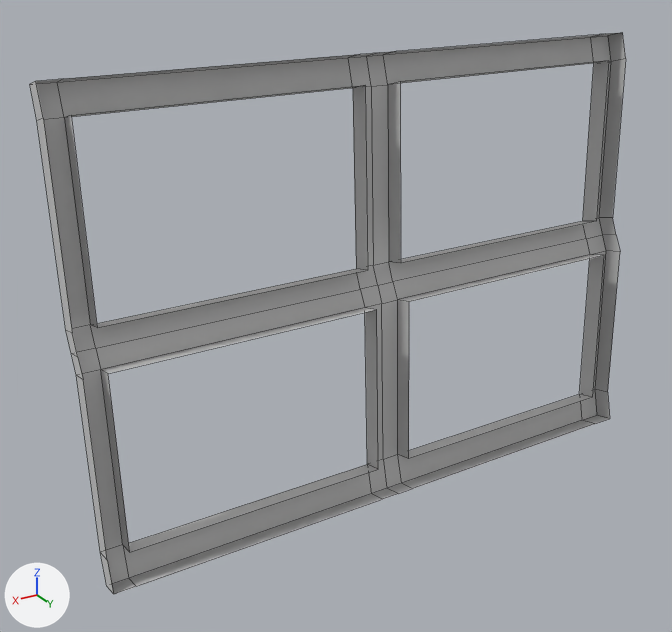
One commit to the FBX model AINT253 Design Challenge 1B/AINT 253 Design Challenge 1B/Assets/Assets/Window.FBX: the scene before it, then after it.
Rendered twice from a camera (50 mm lens) standing at (0.842, 1.497, 1.591) and looking at (-0.109, -0.086, 0.799). The lights are fixed; the arrows at lower left show +X, +Y and +Z. Mesh edges are drawn as thin lines. Where no turn or scale is listed for an object, it has been applied to the vertices.
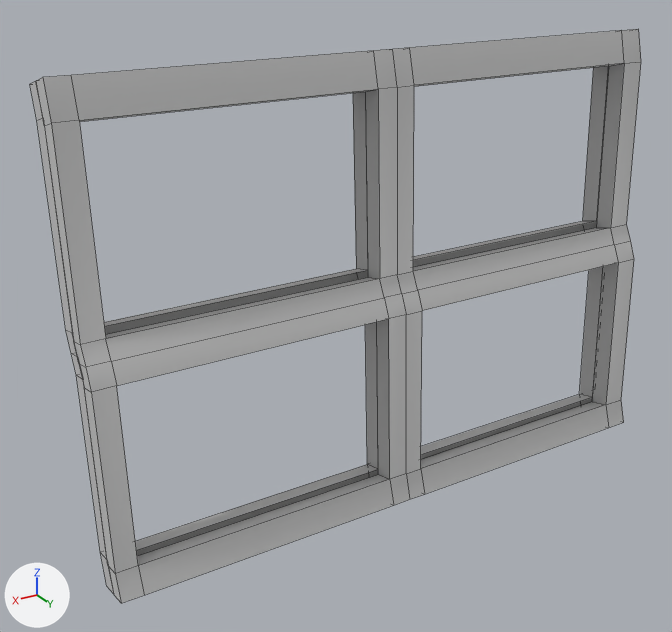
Where the change shows, as pixel boxes (x1, y1, x2, y2) in the pictures (672 x 632 px):
'Back', added
    after: (36, 29, 641, 603)
'Plane001', unchanged, covered by the edit
    before: (30, 32, 626, 594)
    after: (30, 66, 609, 594)

What changed in the scene script:
```text
Add me_mesh_001:
    me_mesh_001.from_pydata(...)  # 89 vertices, 72 faces; spans x -0.682..0.678, y -0.056..0.101, z -0.482..0.507
    me_mesh_001.materials.append(mat_material__25)  # its picture is missing
Add ob_back:
    ob_back = bpy.data.objects.new('Back', me_mesh_001)
    ob_back.location = (-0.219, -0.045, 0.846)
```
